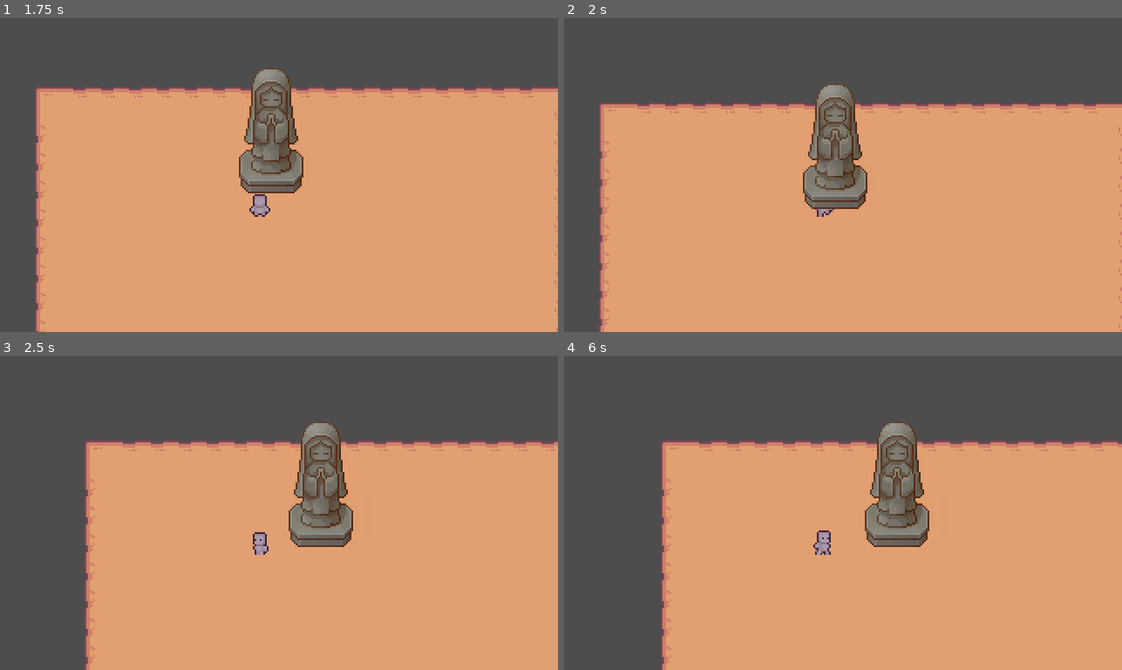
Above: before the commit, frames 1-4 (two rows, left to right).
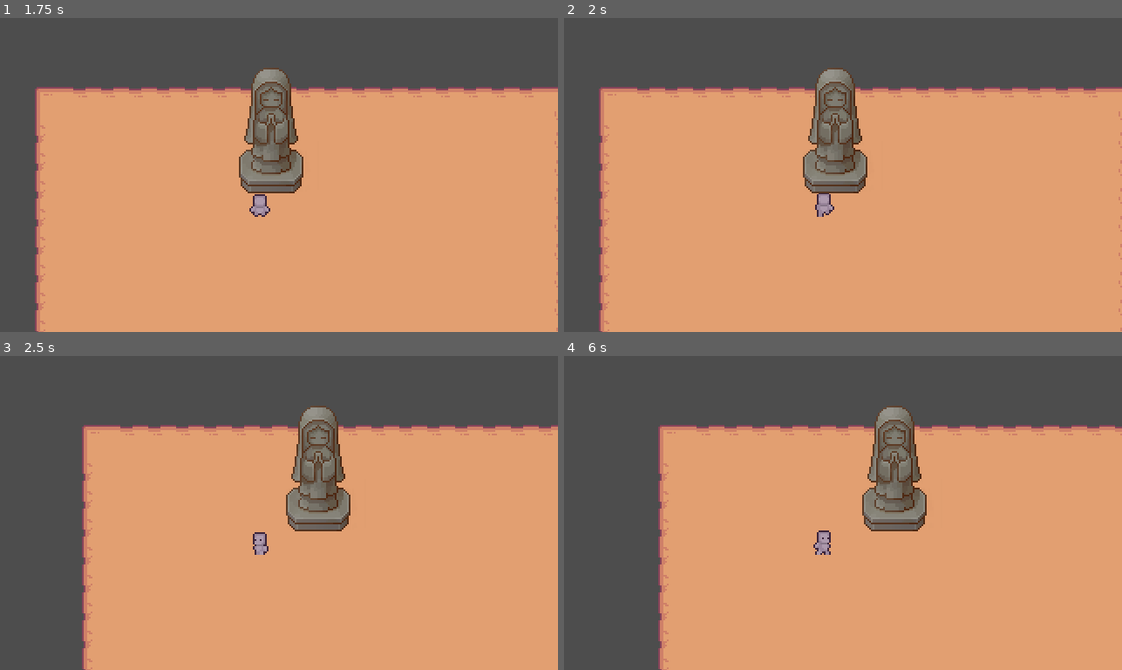
Above: after the commit, the same moments.

Repository: guilherme1081/game-teste
Game: Godot game, scene res://world/world_test01/world_test01.tscn
Same seed, same stepped clock (60 frames per second), same inputs: the game is played once before the commit and once after it. This scene is started directly instead of the project's main scene.
Inputs:
- Up to frame 1 (1.75 s): hold W (up) from 0.53 s (still down)
- Up to frame 2 (2 s): keep holding W (up)
- Up to frame 3 (2.5 s): release W (up) at 2.03 s; hold A (left) from 2.03 s (still down)
- Up to frame 4 (6 s): release A (left) at 3.53 s; hold S (down) 3.53-4.28 s; hold D (right) 4.28-5.03 s; hold W (up) 5.03-5.78 s; hold D (right) from 5.78 s (still down)

Frame 1 is identical in both runs. In frame 2, 9.1% of the frame differs, in the area x 6-100%, y 15-100%; in frame 3, 9.1%; in frame 4, 8.9%.

Commit message:
colisão com objetos

Diff:
--- a/player/player.tscn
+++ b/player/player.tscn
@@ -2,35 +2,6 @@
 
 [ext_resource type="Script" path="res://player/player.gd" id="1_eunds"]
 [ext_resource type="Texture2D" uid="uid://dkioj7px3h30e" path="res://assets/player/Prototype_Worksheet.png" id="1_kt6qb"]
-
-[sub_resource type="Animation" id="Animation_5qmpb"]
-resource_name = "idle_front"
-length = 0.4
-loop_mode = 1
-tracks/0/type = "value"
-tracks/0/imported = false
-tracks/0/enabled = true
-tracks/0/path = NodePath("Sprite2D:frame")
-tracks/0/interp = 1
-tracks/0/loop_wrap = true
-tracks/0/keys = {
-"times": PackedFloat32Array(0, 0.1, 0.2, 0.3),
-"transitions": PackedFloat32Array(1, 1, 1, 1),
-"update": 1,
-"values": [0, 1, 2, 3]
-}
-tracks/1/type = "value"
-tracks/1/imported = false
-tracks/1/enabled = true
-tracks/1/path = NodePath("Sprite2D:position")
-tracks/1/interp = 1
-tracks/1/loop_wrap = true
-tracks/1/keys = {
-"times": PackedFloat32Array(-0.1),
-"transitions": PackedFloat32Array(1),
-"update": 0,
-"values": [Vector2(0, 0)]
-}
 
 [sub_resource type="Animation" id="Animation_dq7jj"]
 length = 0.001
@@ -71,6 +42,64 @@
 "values": [false]
 }
 
+[sub_resource type="Animation" id="Animation_5qmpb"]
+resource_name = "idle_front"
+length = 0.4
+loop_mode = 1
+tracks/0/type = "value"
+tracks/0/imported = false
+tracks/0/enabled = true
+tracks/0/path = NodePath("Sprite2D:frame")
+tracks/0/interp = 1
+tracks/0/loop_wrap = true
+tracks/0/keys = {
+"times": PackedFloat32Array(0, 0.1, 0.2, 0.3),
+"transitions": PackedFloat32Array(1, 1, 1, 1),
+"update": 1,
+"values": [0, 1, 2, 3]
+}
+tracks/1/type = "value"
+tracks/1/imported = false
+tracks/1/enabled = true
+tracks/1/path = NodePath("Sprite2D:position")
+tracks/1/interp = 1
+tracks/1/loop_wrap = true
+tracks/1/keys = {
+"times": PackedFloat32Array(-0.1),
+"transitions": PackedFloat32Array(1),
+"update": 0,
+"values": [Vector2(0, 0)]
+}
+
+[sub_resource type="Animation" id="Animation_hv6ya"]
+resource_name = "idle_left"
+length = 0.4
+loop_mode = 1
+tracks/0/type = "value"
+tracks/0/imported = false
+tracks/0/enabled = true
+tracks/0/path = NodePath("Sprite2D:frame")
+tracks/0/interp = 1
+tracks/0/loop_wrap = true
+tracks/0/keys = {
+"times": PackedFloat32Array(0, 0.1, 0.2, 0.3),
+"transitions": PackedFloat32Array(1, 1, 1, 1),
+"update": 1,
+"values": [4, 5, 6, 7]
+}
+tracks/1/type = "value"
+tracks/1/imported = false
+tracks/1/enabled = true
+tracks/1/path = NodePath("Sprite2D:flip_h")
+tracks/1/interp = 1
+tracks/1/loop_wrap = true
+tracks/1/keys = {
+"times": PackedFloat32Array(0),
+"transitions": PackedFloat32Array(1),
+"update": 1,
+"values": [true]
+}
+
 [sub_resource type="Animation" id="Animation_iot7i"]
 resource_name = "idle_right"
 length = 0.4
@@ -100,35 +129,6 @@
 "values": [false]
 }
 
-[sub_resource type="Animation" id="Animation_hv6ya"]
-resource_name = "idle_left"
-length = 0.4
-loop_mode = 1
-tracks/0/type = "value"
-tracks/0/imported = false
-tracks/0/enabled = true
-tracks/0/path = NodePath("Sprite2D:frame")
-tracks/0/interp = 1
-tracks/0/loop_wrap = true
-tracks/0/keys = {
-"times": PackedFloat32Array(0, 0.1, 0.2, 0.3),
-"transitions": PackedFloat32Array(1, 1, 1, 1),
-"update": 1,
-"values": [4, 5, 6, 7]
-}
-tracks/1/type = "value"
-tracks/1/imported = false
-tracks/1/enabled = true
-tracks/1/path = NodePath("Sprite2D:flip_h")
-tracks/1/interp = 1
-tracks/1/loop_wrap = true
-tracks/1/keys = {
-"times": PackedFloat32Array(0),
-"transitions": PackedFloat32Array(1),
-"update": 1,
-"values": [true]
-}
-
 [sub_resource type="Animation" id="Animation_2jxdm"]
 resource_name = "idle_up"
 length = 0.4
@@ -187,6 +187,35 @@
 "values": [false]
 }
 
+[sub_resource type="Animation" id="Animation_55vrr"]
+resource_name = "run_left"
+length = 0.4
+loop_mode = 1
+tracks/0/type = "value"
+tracks/0/imported = false
+tracks/0/enabled = true
+tracks/0/path = NodePath("Sprite2D:frame")
+tracks/0/interp = 1
+tracks/0/loop_wrap = true
+tracks/0/keys = {
+"times": PackedFloat32Array(0, 0.1, 0.2, 0.3),
+"transitions": PackedFloat32Array(1, 1, 1, 1),
+"update": 1,
+"values": [16, 17, 18, 19]
+}
+tracks/1/type = "value"
+tracks/1/imported = false
+tracks/1/enabled = true
+tracks/1/path = NodePath("Sprite2D:flip_h")
+tracks/1/interp = 1
+tracks/1/loop_wrap = true
+tracks/1/keys = {
+"times": PackedFloat32Array(0),
+"transitions": PackedFloat32Array(1),
+"update": 1,
+"values": [true]
+}
+
 [sub_resource type="Animation" id="Animation_jybd5"]
 resource_name = "run_right"
 length = 0.4
@@ -214,35 +243,6 @@
 "transitions": PackedFloat32Array(1),
 "update": 1,
 "values": [false]
-}
-
-[sub_resource type="Animation" id="Animation_55vrr"]
-resource_name = "run_left"
-length = 0.4
-loop_mode = 1
-tracks/0/type = "value"
-tracks/0/imported = false
-tracks/0/enabled = true
-tracks/0/path = NodePath("Sprite2D:frame")
-tracks/0/interp = 1
-tracks/0/loop_wrap = true
-tracks/0/keys = {
-"times": PackedFloat32Array(0, 0.1, 0.2, 0.3),
-"transitions": PackedFloat32Array(1, 1, 1, 1),
-"update": 1,
-"values": [16, 17, 18, 19]
-}
-tracks/1/type = "value"
-tracks/1/imported = false
-tracks/1/enabled = true
-tracks/1/path = NodePath("Sprite2D:flip_h")
-tracks/1/interp = 1
-tracks/1/loop_wrap = true
-tracks/1/keys = {
-"times": PackedFloat32Array(0),
-"transitions": PackedFloat32Array(1),
-"update": 1,
-"values": [true]
 }
 
 [sub_resource type="Animation" id="Animation_vrmhb"]
@@ -339,8 +339,9 @@
 states/run/node = SubResource("AnimationNodeBlendSpace2D_jqyct")
 states/run/position = Vector2(588, 123)
 
-[sub_resource type="RectangleShape2D" id="RectangleShape2D_h5igp"]
-size = Vector2(11, 6.25)
+[sub_resource type="CapsuleShape2D" id="CapsuleShape2D_ygqg8"]
+radius = 4.0
+height = 14.0
 
 [node name="player" type="CharacterBody2D" node_paths=PackedStringArray("_animation_tree")]
 script = ExtResource("1_eunds")
@@ -364,5 +365,4 @@
 parameters/run/blend_position = Vector2(0, 0)
 
 [node name="CollisionShape2D" type="CollisionShape2D" parent="."]
-position = Vector2(0, 4)
-shape = SubResource("RectangleShape2D_h5igp")
+shape = SubResource("CapsuleShape2D_ygqg8")
--- a/world/world_test01/world_test01.tscn
+++ b/world/world_test01/world_test01.tscn
@@ -2140,7 +2140,7 @@
 27:1/0/z_index = 2
 27:1/0/physics_layer_0/linear_velocity = Vector2(0, 0)
 27:1/0/physics_layer_0/angular_velocity = 0.0
-27:1/0/physics_layer_0/polygon_0/points = PackedVector2Array(-18, 31, -13.75, 35.5, 12.25, 35.5, 16, 31.75, 17, 16.5, 8, 8, -8, 8, -18.5, 16.25)
+27:1/0/physics_layer_0/polygon_0/points = PackedVector2Array(-18.25, 32.25, -14, 36.5, 12.5, 36.25, 17, 32, 17, 16.5, 8, 8, -8, 8, -19, 16.5, -18.75, 23.75)
 
 [sub_resource type="TileSet" id="TileSet_w5v6h"]
 physics_layer_0/collision_layer = 1
@@ -2153,7 +2153,6 @@
 position = Vector2(-1, 0)
 tile_set = SubResource("TileSet_w5v6h")
 format = 2
-layer_0/z_index = -1
 layer_0/tile_data = PackedInt32Array(-524296, 655360, 12, -458760, 655360, 13, -393224, 655360, 13, -327688, 655360, 13 …(5656 unchanged characters)…
 
 [node name="player" parent="." instance=ExtResource("1_4qnip")]
